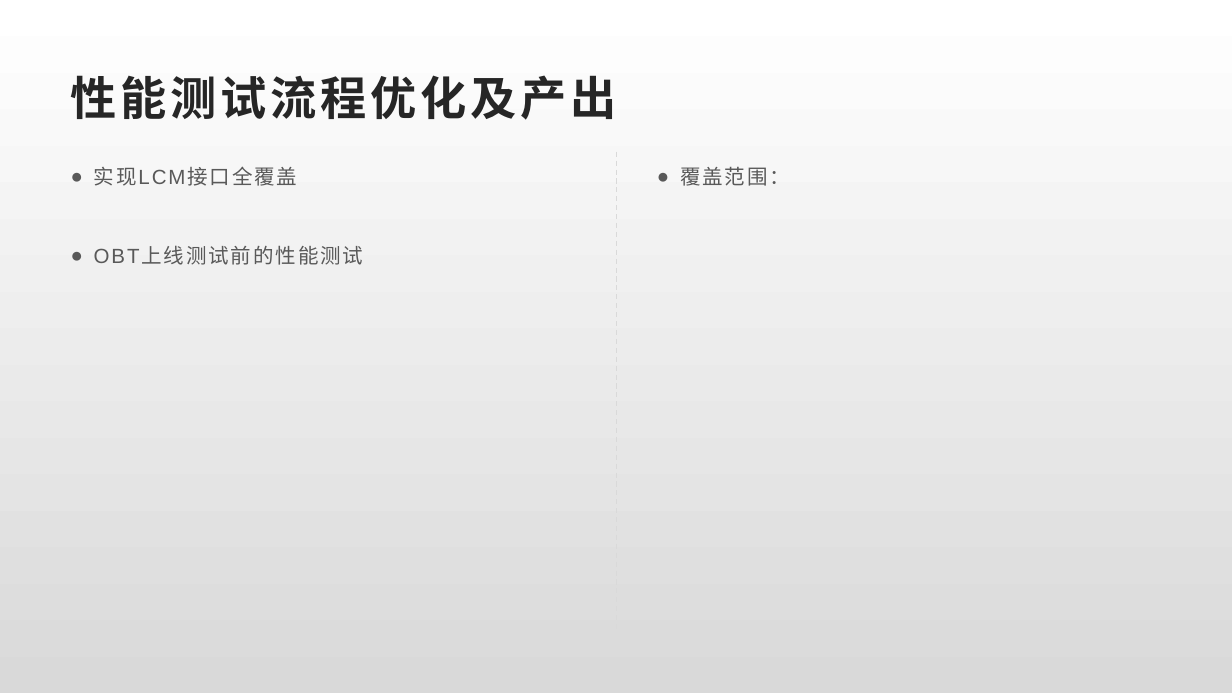
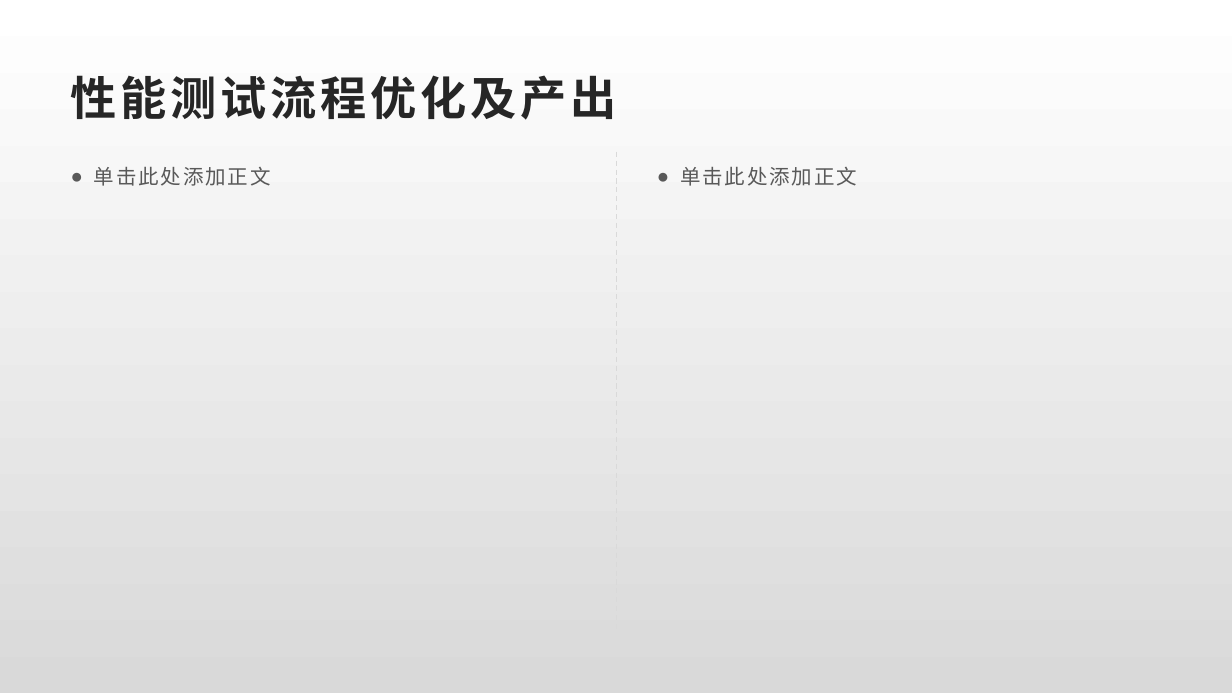
Before and after one commit to Rexixe1993/JavaScriptLesson, a slide deck: slide 12 of 全球版灌篮OBT复盘总结.pptx. Drawn at 1232x693 pixels with LibreOffice and Linux fonts; fonts in the diff are those of the drawing. Boxes give left, top, right and bottom in pixels: in the first picture for what was removed or moved away, otherwise in the second. Text is boxed around its words. In the diff, an @@ line names an element or a change of style, - is before the commit and + after.

```diff
--- a/全球版灌篮OBT复盘总结.pptx
+++ b/全球版灌篮OBT复盘总结.pptx
@@ text at bbox=[94, 167, 271, 186]: text changed @@
-● 实现LCM接口全覆盖
-● OBT上线测试前的性能测试
+● 单击此处添加正文
@@ text at bbox=[680, 167, 857, 186]: text changed @@
-● 覆盖范围：
+● 单击此处添加正文
```
Also in this commit, not shown: 4 other slides changed, 2 slides added.
